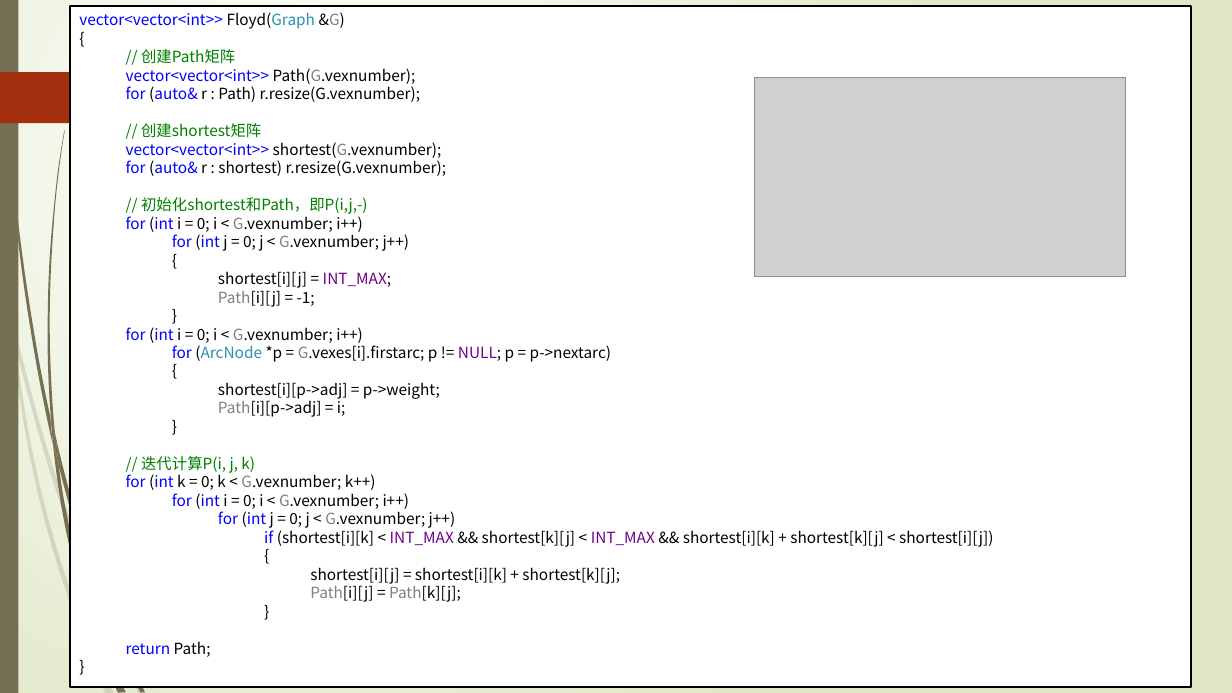
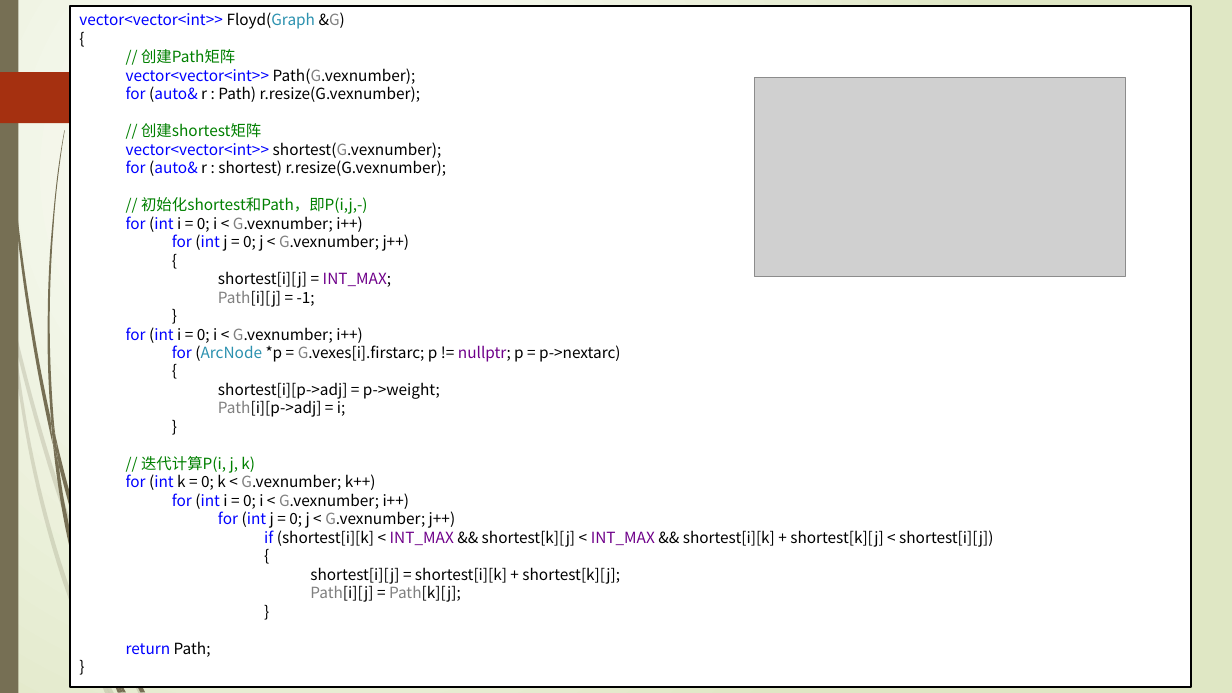
Before and after one commit to TeacherPeng/Datastruct, a slide deck: slide 110 of 教案/第07章 图.pptx. Drawn at 1232x693 pixels with LibreOffice and Linux fonts; fonts in the diff are those of the drawing; grey boxes stand for pictures. Boxes give left, top, right and bottom in pixels: in the first picture for what was removed or moved away, otherwise in the second. Text is boxed around its words. In the diff, an @@ line names an element or a change of style, - is before the commit and + after.

```diff
--- a/教案/第07章 图.pptx
+++ b/教案/第07章 图.pptx
@@ text in rectangle at (172,345,620,362): text changed @@
-    for (ArcNode *p = G.vexes[i].firstarc; p != NULL; p = p->nextarc)
+    for (ArcNode *p = G.vexes[i].firstarc; p != nullptr; p = p->nextarc)
```
Also in this commit, not shown: 8 other slides changed, 1 other file.
